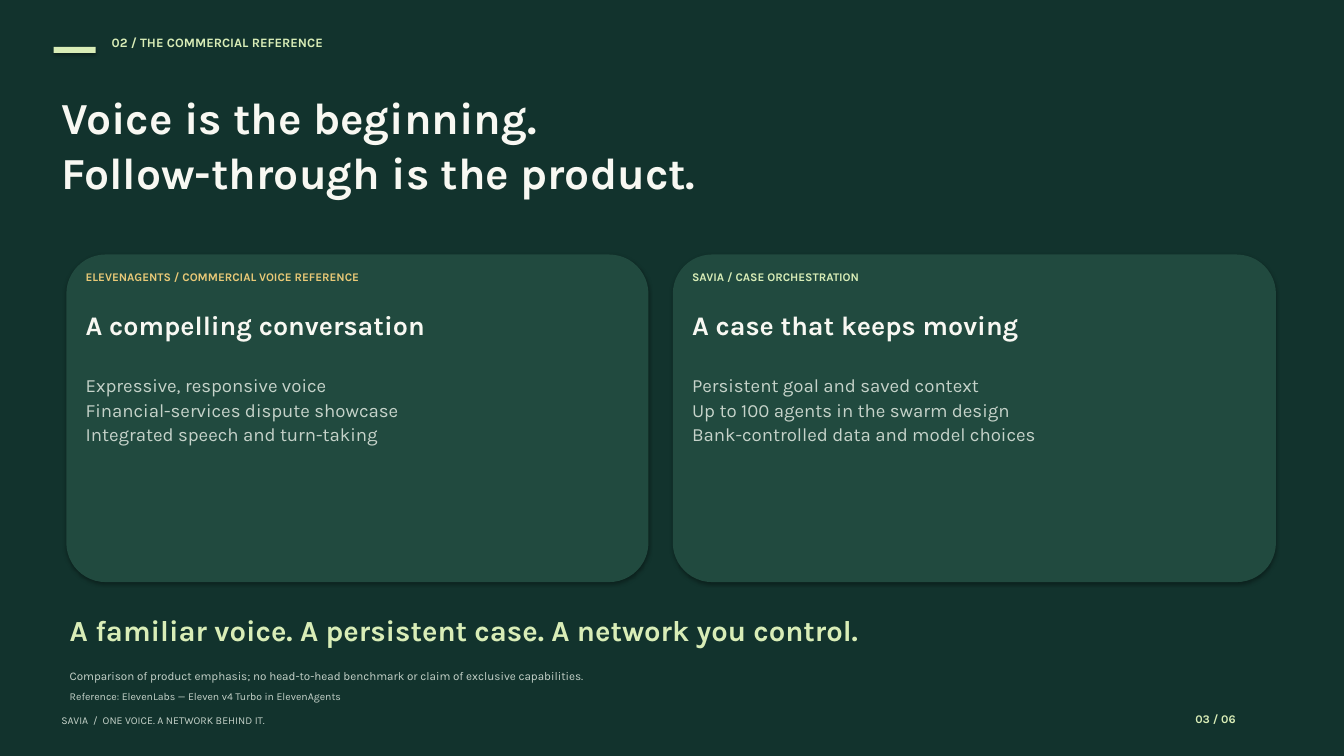
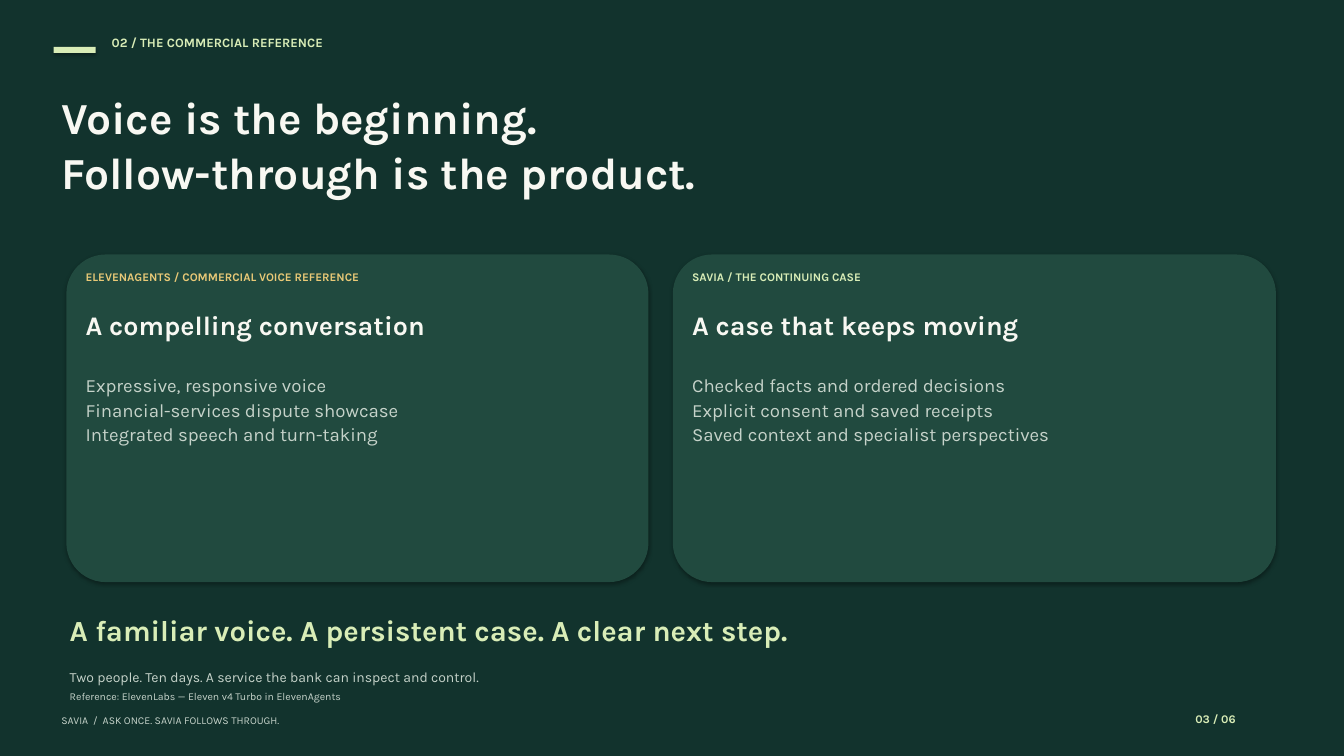
Before and after one commit to mario-andreschak/factored-hackathon-2026-mcg, a slide deck: slide 3 of docs/submission/media/decks/final/savia-final-pitch.pptx. Drawn at 1344x756 pixels with LibreOffice and Linux fonts; fonts in the diff are those of the drawing. Boxes give left, top, right and bottom in pixels: in the first picture for what was removed or moved away, otherwise in the second. Text is boxed around its words. In the diff, an @@ line names an element or a change of style, - is before the commit and + after.

Commit message:
Put the customer pitch and confirmed card control first

```diff
--- a/docs/submission/media/decks/final/savia-final-pitch.pptx
+++ b/docs/submission/media/decks/final/savia-final-pitch.pptx
@@ text at [692, 273, 861, 281]: text changed @@
-SAVIA / CASE ORCHESTRATION
+SAVIA / THE CONTINUING CASE
@@ text at [692, 379, 1049, 446]: text changed @@
-Persistent goal and saved context
-Up to 100 agents in the swarm design
-Bank-controlled data and model choices
+Checked facts and ordered decisions
+Explicit consent and saved receipts
+Saved context and specialist perspectives
@@ text at [70, 620, 787, 648]: text changed @@
-A familiar voice. A persistent case. A network you control.
+A familiar voice. A persistent case. A clear next step.
@@ text at [70, 672, 479, 686]: text changed; size 10 to 12 pt @@
-Comparison of product emphasis; no head-to-head benchmark or claim of exclusive capabilities.
+Two people. Ten days. A service the bank can inspect and control.
@@ text at [61, 717, 279, 724]: text changed @@
-SAVIA / ONE VOICE. A NETWORK BEHIND IT.
+SAVIA / ASK ONCE. SAVIA FOLLOWS THROUGH.
```
Also in this commit, not shown: 4 other slides changed, 1 slide added, 1 slide removed, 36 other files.
